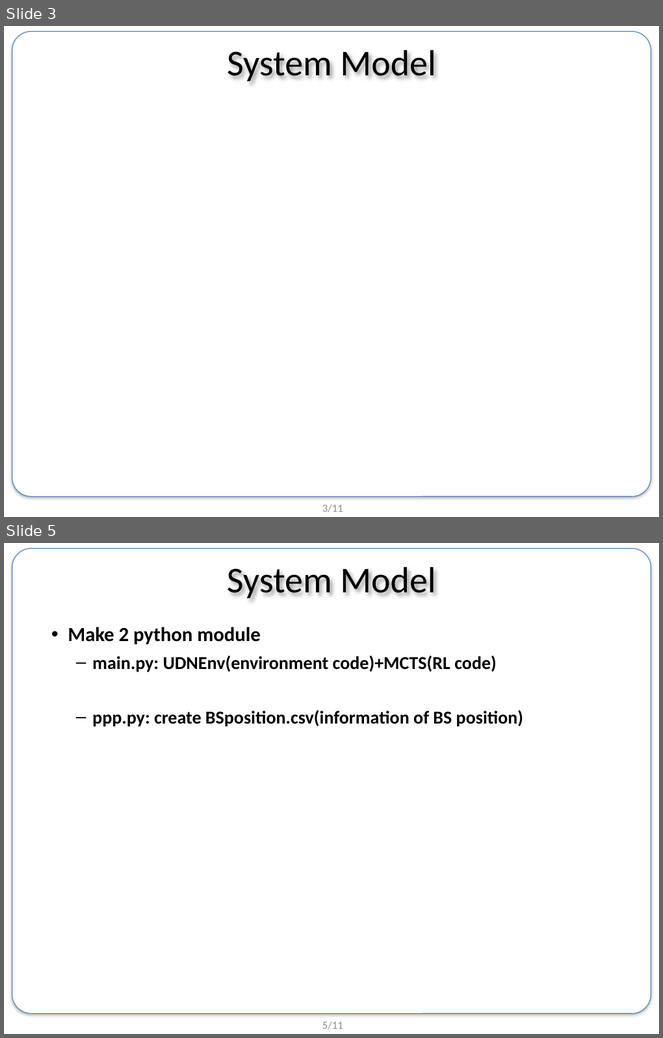
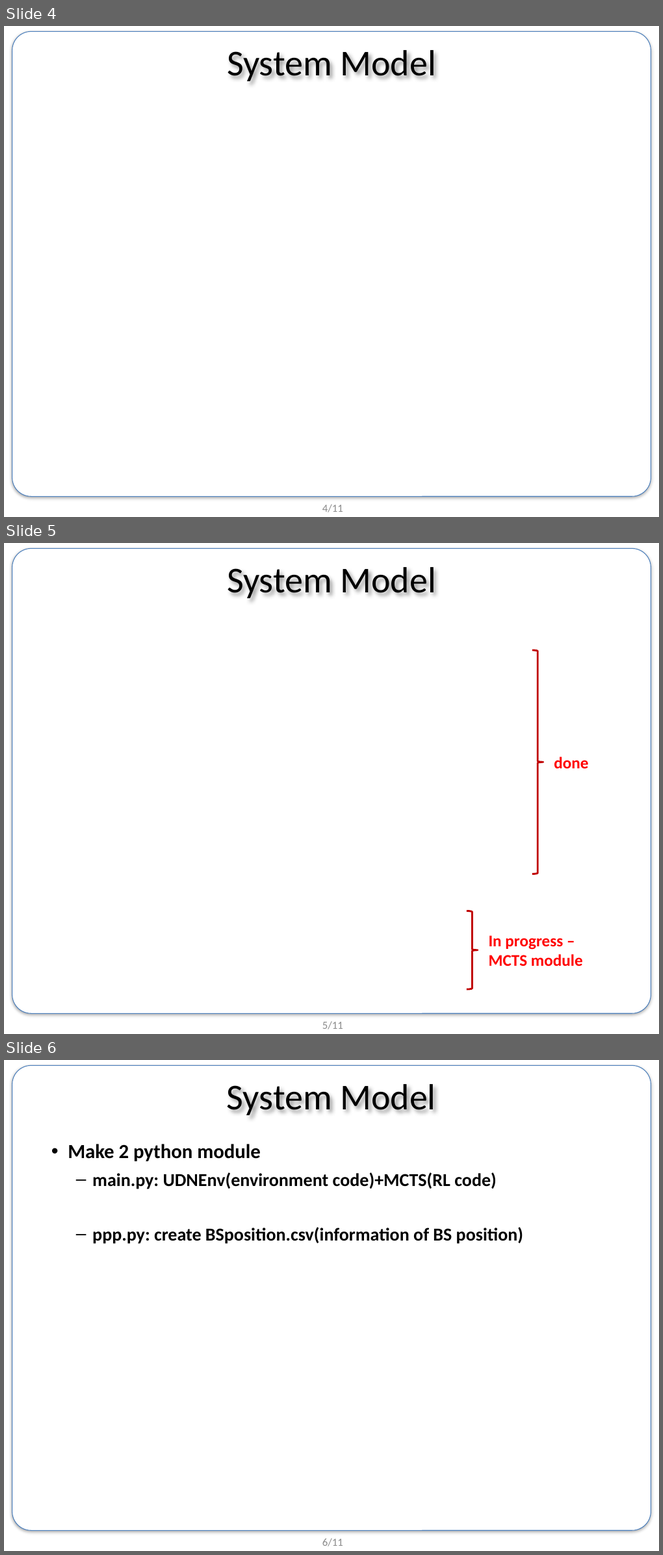
Before and after one commit to BongSangKim/UGRP, a slide deck: Survey meeting/0719 survey/190719 UGRP 발표자료.pptx. Shown one above the other, each under a label of ours: slides 3 and 5 before the commit, slides 4, 5 and 6 after it; the slides between them are not shown. The pictures are 663x1038 and 663x1555 pixels, drawn with LibreOffice and Linux fonts; fonts in the diff are those of the drawing; grey boxes stand for pictures; background and template pictures are left out. Boxes give left, top, right and bottom in pixels: in the first picture for what was removed or moved away, otherwise in the second. Text is boxed around its words. In the diff, an @@ line names an element or a change of style, - is before the commit and + after.

```diff
--- a/Survey meeting/0719 survey/190719 UGRP 발표자료.pptx
+++ b/Survey meeting/0719 survey/190719 UGRP 발표자료.pptx
@@ slide 5 added at (4,543,659,1034), background #FFFFFF; not listed: 2 template elements that a slide beside it also shows @@
@@ title added at (227,567,436,598), 40 pt, text #000000 @@
+System Model
@@ right brace added at (532,650,544,875), outline #C00000 2 pt @@
@@ text added at (554,757,588,769), 18 pt, text #FF0000, bold @@
+done
@@ right brace added at (467,911,478,990), outline #C00000 2 pt @@
@@ text added at (489,936,583,967), 18 pt, text #FF0000, bold @@
+In progress – MCTS module
@@ what was slide 3 is now slide 4 @@
@@ page number at (322,504,343,513): text changed @@
-3/11
+4/11
@@ what was slide 5 is now slide 6 @@
@@ page number at (322,1538,343,1547): text changed @@
-5/11
+6/11
```
